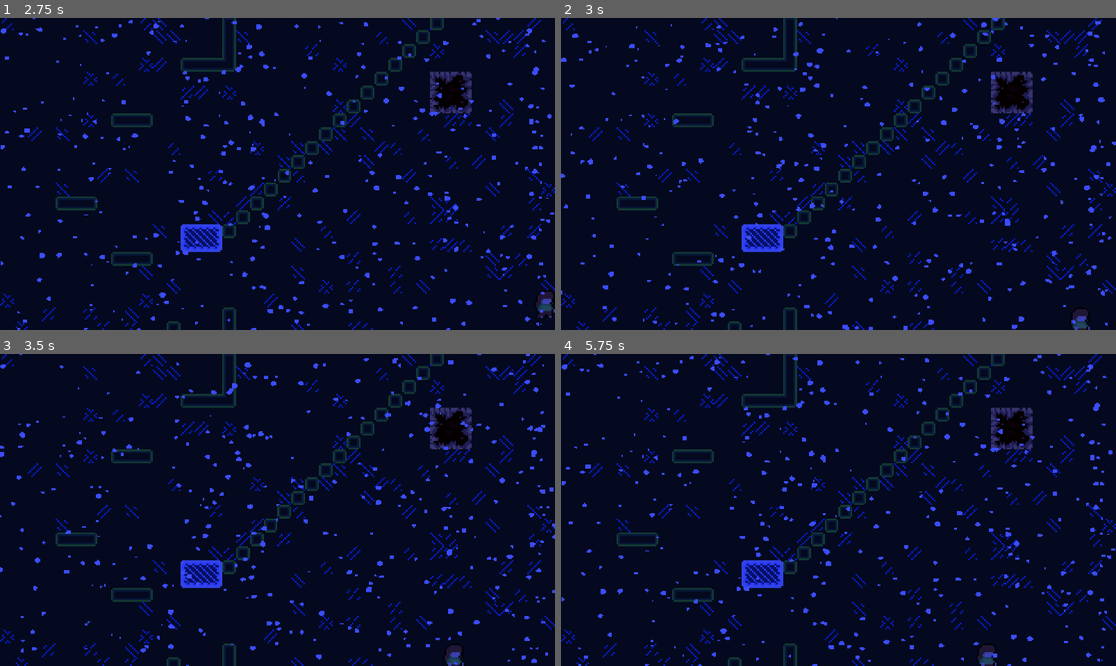
Above: before the commit, frames 1-4 (two rows, left to right).
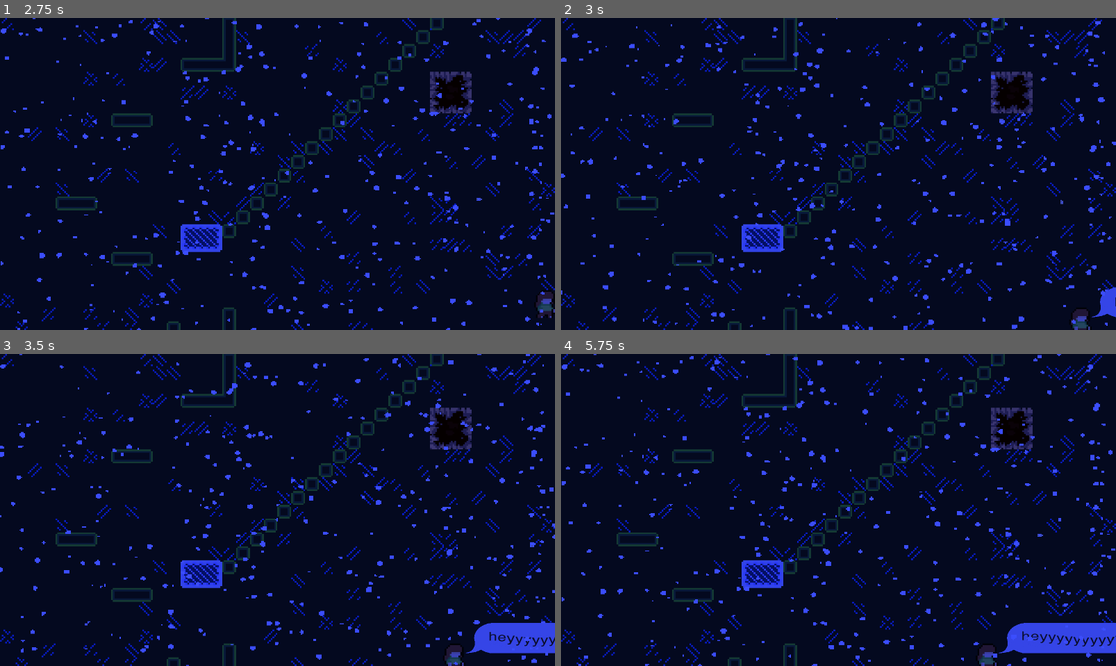
Above: after the commit, the same moments.

Repository: Arkcorner/Insecurity
Game: Godot game, scene res://UI/scenes/main_menu.tscn
Two runs of this game, one before a commit and one after it. Both use one fixed random seed, a clock stepped at 60 frames per second and the inputs below.
Inputs (mouse positions are in pixels of both pictures, inside the frame that each line leads up to):
- Up to frame 1 (2.75 s): click "Play" at 0.5 s; tap Enter (ui_accept) at 1.25, 1.52, 2.27 s; move the mouse to (399, 158) at 1.27 s; hold Ctrl (crouch) 1.28-2.03 s; hold Right (ui_right) from 1.28 s (still down); click (399, 158) at 1.42 s; move the mouse to (166, 189) at 2.02 s; tap C (dash) at 2.1 s
- Up to frame 2 (3 s): move the mouse to (894, 105) at 2.77 s; release Right (ui_right) at 2.78 s; hold Left (ui_left) from 2.78 s (still down); tap E (interact) at 2.85 s
- Up to frame 3 (3.5 s): keep holding Left (ui_left)
- Up to frame 4 (5.75 s): move the mouse to (810, 572) at 3.52 s; release Left (ui_left) at 3.53 s; hold Right (ui_right) 3.53-5.03 s; tap Shift (sprint) at 3.6 s; click (810, 572) at 3.67 s; tap Enter (ui_accept) at 3.77, 4.52, 5.27 s; move the mouse to (1005, 556) at 4.27 s; hold Ctrl (crouch) 4.28-5.03 s; move the mouse to (672, 463) at 5.02 s; hold Left (ui_left) from 5.03 s (still down); tap C (dash) at 5.1 s

Frame 1 is identical in both runs. In frame 2, 0.2% of the frame differs, in the area x 95-100%, y 86-96%; in frame 3, 1.3%; in frame 4, 1.8%, in the area x 78-100%, y 86-96%.

Commit message:
Hey child of player removed from level map

Diff:
--- a/scenes/Level_1.tscn
+++ b/scenes/Level_1.tscn
@@ -29,37 +29,6 @@
 [ext_resource type="Texture2D" uid="uid://cqdd64htbsoau" path="res://assets/Art/Overlays/Snow/Layer 18.png" id="25_diecl"]
 [ext_resource type="Texture2D" uid="uid://bf13jc48wp16b" path="res://assets/Art/Overlays/Snow/Layer 19.png" id="26_3vg1h"]
 [ext_resource type="Texture2D" uid="uid://c8r6s8gk1ivkj" path="res://assets/Art/Overlays/Snow/Layer 20.png" id="27_lipip"]
-[ext_resource type="Texture2D" uid="uid://c7ndspscj1ig8" path="res://assets/Art/Overlays/Heyyyyyyyy/Layer 1.png" id="28_xwfxl"]
-[ext_resource type="Texture2D" uid="uid://711blmi0216m" path="res://assets/Art/Overlays/Heyyyyyyyy/Layer 2.png" id="29_o45dk"]
-[ext_resource type="Texture2D" uid="uid://y0dgjh1xfbt1" path="res://assets/Art/Overlays/Heyyyyyyyy/Layer 3.png" id="30_107dr"]
-[ext_resource type="Texture2D" uid="uid://d1256dvapjmsw" path="res://assets/Art/Overlays/Heyyyyyyyy/Layer 4.png" id="31_rpb63"]
-[ext_resource type="Texture2D" uid="uid://dmc6ia71av8cc" path="res://assets/Art/Overlays/Heyyyyyyyy/Layer 5.png" id="32_idmqd"]
-[ext_resource type="Texture2D" uid="uid://bsdcaae185ky0" path="res://assets/Art/Overlays/Heyyyyyyyy/Layer 6.png" id="33_qdxg5"]
-[ext_resource type="Texture2D" uid="uid://p2oxqblf0fs" path="res://assets/Art/Overlays/Heyyyyyyyy/Layer 7.png" id="34_ybcml"]
-[ext_resource type="Texture2D" uid="uid://55xslt500qrs" path="res://assets/Art/Overlays/Heyyyyyyyy/Layer 8.png" id="35_544px"]
-[ext_resource type="Texture2D" uid="uid://dvxc2loo5tkp7" path="res://assets/Art/Overlays/Heyyyyyyyy/Layer 9.png" id="36_1wfoa"]
-[ext_resource type="Texture2D" uid="uid://0tyhlnvq8ie4" path="res://assets/Art/Overlays/Heyyyyyyyy/Layer 10.png" id="37_rnv21"]
-[ext_resource type="Texture2D" uid="uid://c30bbligv2pbd" path="res://assets/Art/Overlays/Heyyyyyyyy/Layer 11.png" id="38_ulvdq"]
-[ext_resource type="Texture2D" uid="uid://bqjtcpj0pgs7n" path="res://assets/Art/Overlays/Heyyyyyyyy/Layer 12.png" id="39_8jrqs"]
-[ext_resource type="Texture2D" uid="uid://clahwa05thqor" path="res://assets/Art/Overlays/Heyyyyyyyy/Layer 13.png" id="40_mijir"]
-[ext_resource type="Texture2D" uid="uid://lqtl4yaff73h" path="res://assets/Art/Overlays/Heyyyyyyyy/Layer 14.png" id="41_2q5sr"]
-[ext_resource type="Texture2D" uid="uid://2jim464tot6p" path="res://assets/Art/Overlays/Heyyyyyyyy/Layer 15.png" id="42_uwovq"]
-[ext_resource type="Texture2D" uid="uid://docaux156d82p" path="res://assets/Art/Overlays/Heyyyyyyyy/Layer 16.png" id="43_ynjf1"]
-[ext_resource type="Texture2D" uid="uid://ctijjdb5f8emu" path="res://assets/Art/Overlays/Heyyyyyyyy/Layer 17.png" id="44_lqse3"]
-[ext_resource type="Texture2D" uid="uid://co10l6g05wite" path="res://assets/Art/Overlays/Heyyyyyyyy/Layer 18.png" id="45_nn7b6"]
-[ext_resource type="Texture2D" uid="uid://dg0rrdna3ua3w" path="res://assets/Art/Overlays/Heyyyyyyyy/Layer 19.png" id="46_tyibf"]
-[ext_resource type="Texture2D" uid="uid://bumfio25lryvp" path="res://assets/Art/Overlays/Heyyyyyyyy/Layer 20.png" id="47_esyq5"]
-[ext_resource type="Texture2D" uid="uid://cdnqhj4i6hyjg" path="res://assets/Art/Overlays/Heyyyyyyyy/Layer 21.png" id="48_8gfna"]
-[ext_resource type="Texture2D" uid="uid://cl72iif2e52yt" path="res://assets/Art/Overlays/Heyyyyyyyy/Layer 22.png" id="49_sdmw0"]
-[ext_resource type="Texture2D" uid="uid://co3lhi3naxont" path="res://assets/Art/Overlays/Heyyyyyyyy/Layer 23.png" id="50_dk8lh"]
-[ext_resource type="Texture2D" uid="uid://d0sx3ml6fu7dt" path="res://assets/Art/Overlays/Heyyyyyyyy/Layer 24.png" id="51_hhxxf"]
-[ext_resource type="Texture2D" uid="uid://lfnn0rbijbv3" path="res://assets/Art/Overlays/Heyyyyyyyy/Layer 25.png" id="52_wr20d"]
-[ext_resource type="Texture2D" uid="uid://wpe25u87geov" path="res://assets/Art/Overlays/Heyyyyyyyy/Layer 26.png" id="53_rsuk1"]
-[ext_resource type="Texture2D" uid="uid://dpowmjtd78byd" path="res://assets/Art/Overlays/Heyyyyyyyy/Layer 27.png" id="54_iaibj"]
-[ext_resource type="Texture2D" uid="uid://0cdt4hc1dvo" path="res://assets/Art/Overlays/Heyyyyyyyy/Layer 28.png" id="55_3g38f"]
-[ext_resource type="Texture2D" uid="uid://6b6s3u4fdwe5" path="res://assets/Art/Overlays/Heyyyyyyyy/Layer 29.png" id="56_jia0y"]
-[ext_resource type="Texture2D" uid="uid://mq2jlsogorlv" path="res://assets/Art/Overlays/Heyyyyyyyy/Layer 30.png" id="57_ihg40"]
-[ext_resource type="Texture2D" uid="uid://cr6xyv4n0d21s" path="res://assets/Art/Overlays/Heyyyyyyyy/Layer 31.png" id="58_242cr"]
 
 [sub_resource type="TileSetAtlasSource" id="TileSetAtlasSource_88cs2"]
 texture = ExtResource("2_e2chq")
@@ -1768,107 +1737,6 @@
 "speed": 20.0
 }]
 
-[sub_resource type="SpriteFrames" id="SpriteFrames_ivnmj"]
-animations = [{
-"frames": [{
-"duration": 1.0,
-"texture": ExtResource("28_xwfxl")
-}, {
-"duration": 1.0,
-"texture": ExtResource("29_o45dk")
-}, {
-"duration": 1.0,
-"texture": ExtResource("30_107dr")
-}, {
-"duration": 1.0,
-"texture": ExtResource("31_rpb63")
-}, {
-"duration": 1.0,
-"texture": ExtResource("32_idmqd")
-}, {
-"duration": 1.0,
-"texture": ExtResource("33_qdxg5")
-}, {
-"duration": 1.0,
-"texture": ExtResource("34_ybcml")
-}, {
-"duration": 1.0,
-"texture": ExtResource("35_544px")
-}, {
-"duration": 1.0,
-"texture": ExtResource("36_1wfoa")
-}, {
-"duration": 1.0,
-"texture": ExtResource("37_rnv21")
-}, {
-"duration": 1.0,
-"texture": ExtResource("38_ulvdq")
-}, {
-"duration": 1.0,
-"texture": ExtResource("39_8jrqs")
-}, {
-"duration": 1.0,
-"texture": ExtResource("40_mijir")
-}, {
-"duration": 1.0,
-"texture": ExtResource("41_2q5sr")
-}, {
-"duration": 1.0,
-"texture": ExtResource("42_uwovq")
-}, {
-"duration": 1.0,
-"texture": ExtResource("43_ynjf1")
-}, {
-"duration": 1.0,
-"texture": ExtResource("44_lqse3")
-}, {
-"duration": 1.0,
-"texture": ExtResource("45_nn7b6")
-}, {
-"duration": 1.0,
-"texture": ExtResource("46_tyibf")
-}, {
-"duration": 1.0,
-"texture": ExtResource("47_esyq5")
-}, {
-"duration": 1.0,
-"texture": ExtResource("48_8gfna")
-}, {
-"duration": 1.0,
-"texture": ExtResource("49_sdmw0")
-}, {
-"duration": 1.0,
-"texture": ExtResource("50_dk8lh")
-}, {
-"duration": 1.0,
-"texture": ExtResource("51_hhxxf")
-}, {
-"duration": 1.0,
-"texture": ExtResource("52_wr20d")
-}, {
-"duration": 1.0,
-"texture": ExtResource("53_rsuk1")
-}, {
-"duration": 1.0,
-"texture": ExtResource("54_iaibj")
-}, {
-"duration": 1.0,
-"texture": ExtResource("55_3g38f")
-}, {
-"duration": 1.0,
-"texture": ExtResource("56_jia0y")
-}, {
-"duration": 1.0,
-"texture": ExtResource("57_ihg40")
-}, {
-"duration": 1.0,
-"texture": ExtResource("58_242cr")
-}],
-"loop": true,
-"name": &"default",
-"speed": 25.0
-}]
-
 [sub_resource type="TileSetAtlasSource" id="TileSetAtlasSource_wibe6"]
 texture = ExtResource("8_6l23p")
 texture_region_size = Vector2i(8, 8)
@@ -1989,13 +1857,6 @@
 [node name="Wind" type="Node2D" parent="Map/Player/Transition_camera"]
 scale = Vector2(0.8, 0.6)
 
-[node name="Heyyyyyyy" type="AnimatedSprite2D" parent="Map"]
-position = Vector2(379, -203)
-scale = Vector2(0.203188, 0.152391)
-sprite_frames = SubResource("SpriteFrames_ivnmj")
-autoplay = "default"
-frame_progress = 0.57625
-
 [node name="Interactables" type="TileMap" parent="."]
 texture_filter = 1
 position = Vector2(-320, -5)
--- a/scenes/player.tscn
+++ b/scenes/player.tscn
@@ -1,10 +1,142 @@
-[gd_scene load_steps=4 format=3 uid="uid://bkommoqyffoab"]
+[gd_scene load_steps=36 format=3 uid="uid://bkommoqyffoab"]
 
 [ext_resource type="Script" path="res://scripts/Player.gd" id="1_wowva"]
 [ext_resource type="Texture2D" uid="uid://d3bqu7xkwdmmk" path="res://assets/Art/Characters/Dexter_player1.png" id="2_5ljuu"]
+[ext_resource type="Texture2D" uid="uid://c7ndspscj1ig8" path="res://assets/Art/Overlays/Heyyyyyyyy/Layer 1.png" id="3_uyqd3"]
+[ext_resource type="Texture2D" uid="uid://711blmi0216m" path="res://assets/Art/Overlays/Heyyyyyyyy/Layer 2.png" id="4_hlro8"]
+[ext_resource type="Texture2D" uid="uid://y0dgjh1xfbt1" path="res://assets/Art/Overlays/Heyyyyyyyy/Layer 3.png" id="5_vwpvt"]
+[ext_resource type="Texture2D" uid="uid://d1256dvapjmsw" path="res://assets/Art/Overlays/Heyyyyyyyy/Layer 4.png" id="6_fiskm"]
+[ext_resource type="Texture2D" uid="uid://dmc6ia71av8cc" path="res://assets/Art/Overlays/Heyyyyyyyy/Layer 5.png" id="7_mwjmx"]
+[ext_resource type="Texture2D" uid="uid://bsdcaae185ky0" path="res://assets/Art/Overlays/Heyyyyyyyy/Layer 6.png" id="8_wvoh8"]
+[ext_resource type="Texture2D" uid="uid://p2oxqblf0fs" path="res://assets/Art/Overlays/Heyyyyyyyy/Layer 7.png" id="9_8fpyh"]
+[ext_resource type="Texture2D" uid="uid://55xslt500qrs" path="res://assets/Art/Overlays/Heyyyyyyyy/Layer 8.png" id="10_t60n4"]
+[ext_resource type="Texture2D" uid="uid://dvxc2loo5tkp7" path="res://assets/Art/Overlays/Heyyyyyyyy/Layer 9.png" id="11_ig4qg"]
+[ext_resource type="Texture2D" uid="uid://0tyhlnvq8ie4" path="res://assets/Art/Overlays/Heyyyyyyyy/Layer 10.png" id="12_n4ac2"]
+[ext_resource type="Texture2D" uid="uid://c30bbligv2pbd" path="res://assets/Art/Overlays/Heyyyyyyyy/Layer 11.png" id="13_sdgkk"]
+[ext_resource type="Texture2D" uid="uid://bqjtcpj0pgs7n" path="res://assets/Art/Overlays/Heyyyyyyyy/Layer 12.png" id="14_fabgf"]
+[ext_resource type="Texture2D" uid="uid://clahwa05thqor" path="res://assets/Art/Overlays/Heyyyyyyyy/Layer 13.png" id="15_st6a3"]
+[ext_resource type="Texture2D" uid="uid://lqtl4yaff73h" path="res://assets/Art/Overlays/Heyyyyyyyy/Layer 14.png" id="16_50tqx"]
+[ext_resource type="Texture2D" uid="uid://2jim464tot6p" path="res://assets/Art/Overlays/Heyyyyyyyy/Layer 15.png" id="17_ypm8s"]
+[ext_resource type="Texture2D" uid="uid://docaux156d82p" path="res://assets/Art/Overlays/Heyyyyyyyy/Layer 16.png" id="18_f6g7i"]
+[ext_resource type="Texture2D" uid="uid://ctijjdb5f8emu" path="res://assets/Art/Overlays/Heyyyyyyyy/Layer 17.png" id="19_ftjs4"]
+[ext_resource type="Texture2D" uid="uid://co10l6g05wite" path="res://assets/Art/Overlays/Heyyyyyyyy/Layer 18.png" id="20_ot0ct"]
+[ext_resource type="Texture2D" uid="uid://dg0rrdna3ua3w" path="res://assets/Art/Overlays/Heyyyyyyyy/Layer 19.png" id="21_aie0q"]
+[ext_resource type="Texture2D" uid="uid://bumfio25lryvp" path="res://assets/Art/Overlays/Heyyyyyyyy/Layer 20.png" id="22_thy6e"]
+[ext_resource type="Texture2D" uid="uid://cdnqhj4i6hyjg" path="res://assets/Art/Overlays/Heyyyyyyyy/Layer 21.png" id="23_utcqy"]
+[ext_resource type="Texture2D" uid="uid://cl72iif2e52yt" path="res://assets/Art/Overlays/Heyyyyyyyy/Layer 22.png" id="24_5vshj"]
+[ext_resource type="Texture2D" uid="uid://co3lhi3naxont" path="res://assets/Art/Overlays/Heyyyyyyyy/Layer 23.png" id="25_3aj0w"]
+[ext_resource type="Texture2D" uid="uid://d0sx3ml6fu7dt" path="res://assets/Art/Overlays/Heyyyyyyyy/Layer 24.png" id="26_mmclx"]
+[ext_resource type="Texture2D" uid="uid://lfnn0rbijbv3" path="res://assets/Art/Overlays/Heyyyyyyyy/Layer 25.png" id="27_p02pl"]
+[ext_resource type="Texture2D" uid="uid://wpe25u87geov" path="res://assets/Art/Overlays/Heyyyyyyyy/Layer 26.png" id="28_dmq3k"]
+[ext_resource type="Texture2D" uid="uid://dpowmjtd78byd" path="res://assets/Art/Overlays/Heyyyyyyyy/Layer 27.png" id="29_4gd17"]
+[ext_resource type="Texture2D" uid="uid://0cdt4hc1dvo" path="res://assets/Art/Overlays/Heyyyyyyyy/Layer 28.png" id="30_d713x"]
+[ext_resource type="Texture2D" uid="uid://6b6s3u4fdwe5" path="res://assets/Art/Overlays/Heyyyyyyyy/Layer 29.png" id="31_2l2fx"]
+[ext_resource type="Texture2D" uid="uid://mq2jlsogorlv" path="res://assets/Art/Overlays/Heyyyyyyyy/Layer 30.png" id="32_u85oh"]
+[ext_resource type="Texture2D" uid="uid://cr6xyv4n0d21s" path="res://assets/Art/Overlays/Heyyyyyyyy/Layer 31.png" id="33_1rx66"]
 
 [sub_resource type="RectangleShape2D" id="RectangleShape2D_5p6pq"]
 size = Vector2(11, 16)
+
+[sub_resource type="SpriteFrames" id="SpriteFrames_dhr4f"]
+animations = [{
+"frames": [{
+"duration": 1.0,
+"texture": ExtResource("3_uyqd3")
+}, {
+"duration": 1.0,
+"texture": ExtResource("4_hlro8")
+}, {
+"duration": 1.0,
+"texture": ExtResource("5_vwpvt")
+}, {
+"duration": 1.0,
+"texture": ExtResource("6_fiskm")
+}, {
+"duration": 1.0,
+"texture": ExtResource("7_mwjmx")
+}, {
+"duration": 1.0,
+"texture": ExtResource("8_wvoh8")
+}, {
+"duration": 1.0,
+"texture": ExtResource("9_8fpyh")
+}, {
+"duration": 1.0,
+"texture": ExtResource("10_t60n4")
+}, {
+"duration": 1.0,
+"texture": ExtResource("11_ig4qg")
+}, {
+"duration": 1.0,
+"texture": ExtResource("12_n4ac2")
+}, {
+"duration": 1.0,
+"texture": ExtResource("13_sdgkk")
+}, {
+"duration": 1.0,
+"texture": ExtResource("14_fabgf")
+}, {
+"duration": 1.0,
+"texture": ExtResource("15_st6a3")
+}, {
+"duration": 1.0,
+"texture": ExtResource("16_50tqx")
+}, {
+"duration": 1.0,
+"texture": ExtResource("17_ypm8s")
+}, {
+"duration": 1.0,
+"texture": ExtResource("18_f6g7i")
+}, {
+"duration": 1.0,
+"texture": ExtResource("19_ftjs4")
+}, {
+"duration": 1.0,
+"texture": ExtResource("20_ot0ct")
+}, {
+"duration": 1.0,
+"texture": ExtResource("21_aie0q")
+}, {
+"duration": 1.0,
+"texture": ExtResource("22_thy6e")
+}, {
+"duration": 1.0,
+"texture": ExtResource("23_utcqy")
+}, {
+"duration": 1.0,
+"texture": ExtResource("24_5vshj")
+}, {
+"duration": 1.0,
+"texture": ExtResource("25_3aj0w")
+}, {
+"duration": 1.0,
+"texture": ExtResource("26_mmclx")
+}, {
+"duration": 1.0,
+"texture": ExtResource("27_p02pl")
+}, {
+"duration": 1.0,
+"texture": ExtResource("28_dmq3k")
+}, {
+"duration": 1.0,
+"texture": ExtResource("29_4gd17")
+}, {
+"duration": 1.0,
+"texture": ExtResource("30_d713x")
+}, {
+"duration": 1.0,
+"texture": ExtResource("31_2l2fx")
+}, {
+"duration": 1.0,
+"texture": ExtResource("32_u85oh")
+}, {
+"duration": 1.0,
+"texture": ExtResource("33_1rx66")
+}],
+"loop": true,
+"name": &"default",
+"speed": 25.0
+}]
 
 [node name="Player" type="CharacterBody2D"]
 script = ExtResource("1_wowva")
@@ -20,4 +152,11 @@
 [node name="dash_timer" type="Timer" parent="."]
 wait_time = 0.2
 
+[node name="Heyyyyyyy" type="AnimatedSprite2D" parent="."]
+texture_filter = 1
+position = Vector2(54, -11)
+scale = Vector2(0.203188, 0.152391)
+sprite_frames = SubResource("SpriteFrames_dhr4f")
+autoplay = "default"
+
 [connection signal="timeout" from="dash_timer" to="." method="_on_dash_timer_timeout"]
Not shown: 1 places in scenes/Level_1.tscn that only renumber resources
